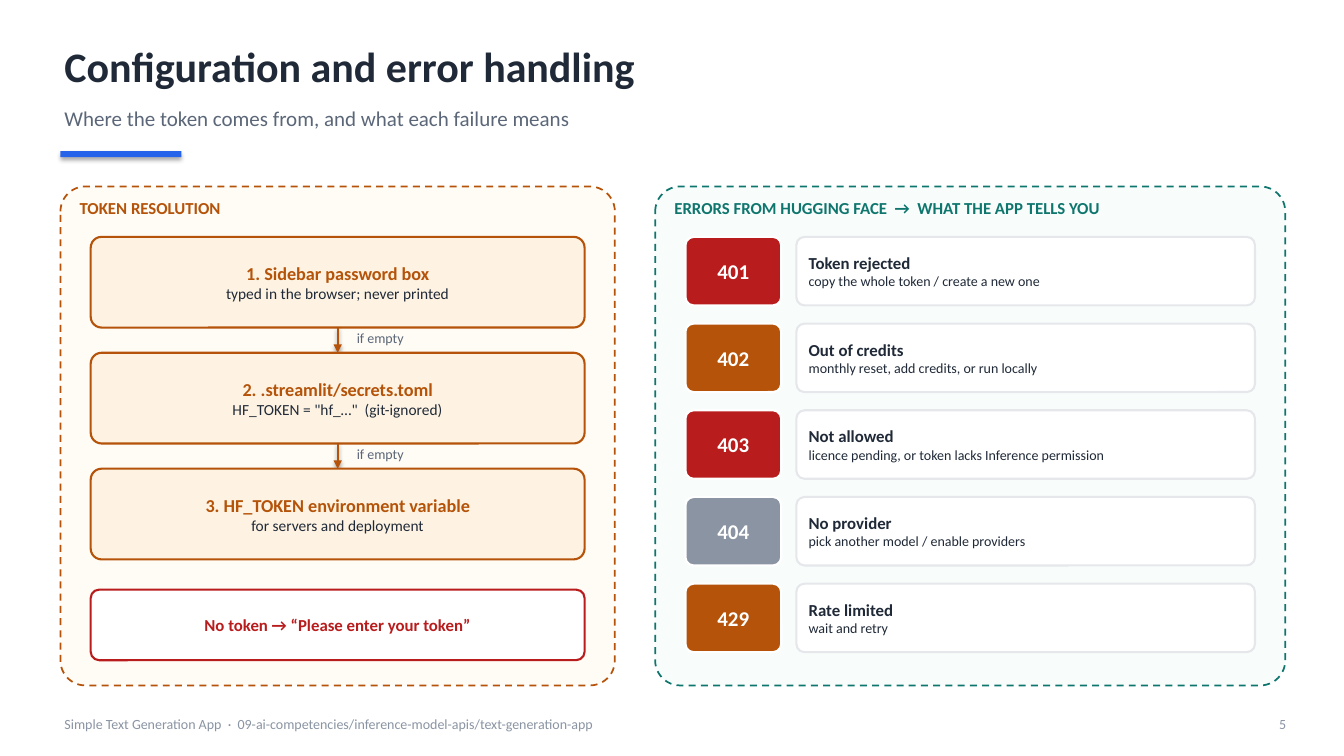
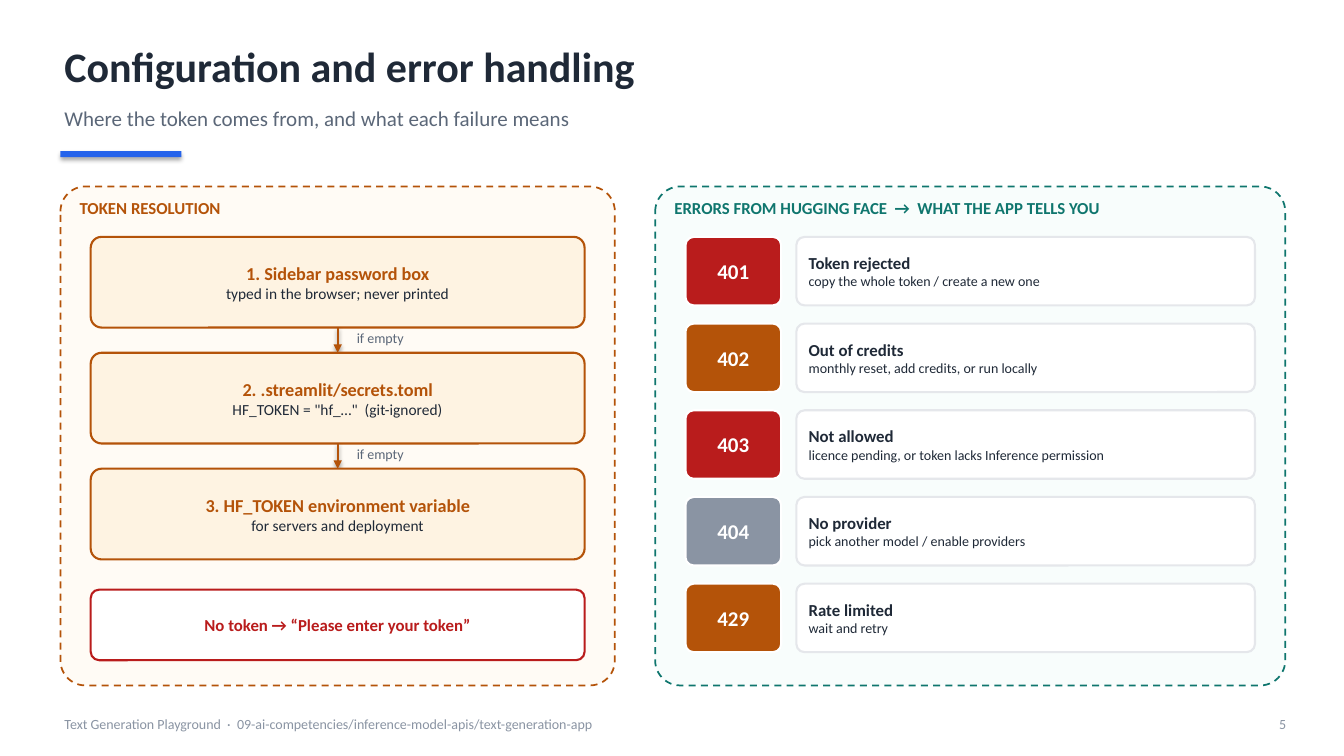
Before and after one commit to arian23/engineering-interview-roadmap, a slide deck: slide 5 of 09-ai-competencies/inference-model-apis/text-generation-app/docs/architecture.pptx. Drawn at 1344x756 pixels with LibreOffice and Linux fonts; fonts in the diff are those of the drawing. Boxes give left, top, right and bottom in pixels: in the first picture for what was removed or moved away, otherwise in the second. Text is boxed around its words. In the diff, an @@ line names an element or a change of style, - is before the commit and + after.

Commit message:
Text Generation Playground: new name, wording and docs
- Rename the app to Text Generation Playground; new page text,
  prompt placeholder and system prompt
- README: describe the build on its own terms; add a Design decisions table
- Update the architecture deck's title slide and footers

```diff
--- a/09-ai-competencies/inference-model-apis/text-generation-app/docs/architecture.pptx
+++ b/09-ai-competencies/inference-model-apis/text-generation-app/docs/architecture.pptx
@@ text at [64,719,592,732]: text changed @@
-Simple Text Generation App · 09-ai-competencies/inference-model-apis/text-generation-app
+Text Generation Playground · 09-ai-competencies/inference-model-apis/text-generation-app
```
Also in this commit, not shown: 4 other slides changed, 2 other files.
